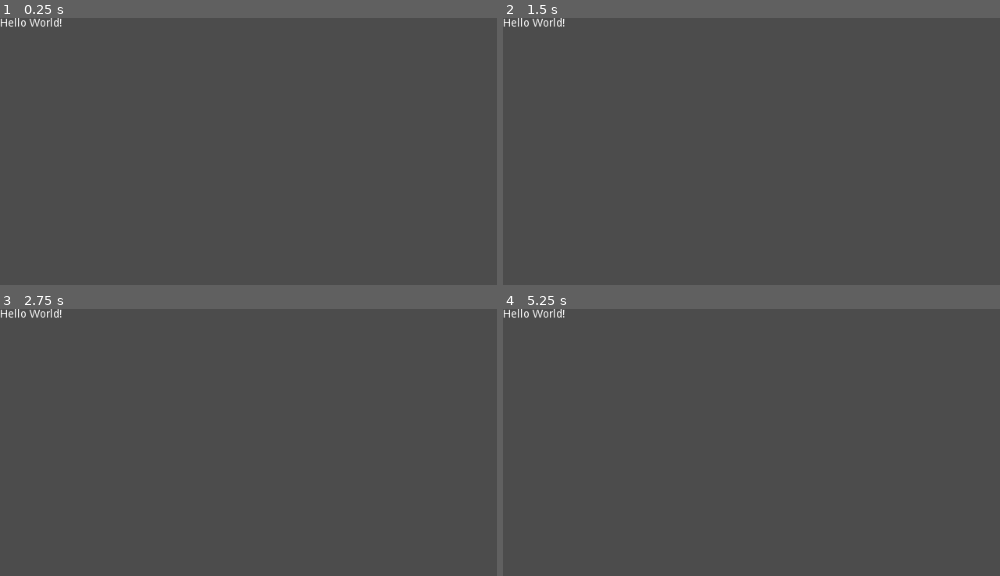
Above: before the commit, frames 1-4 (two rows, left to right).
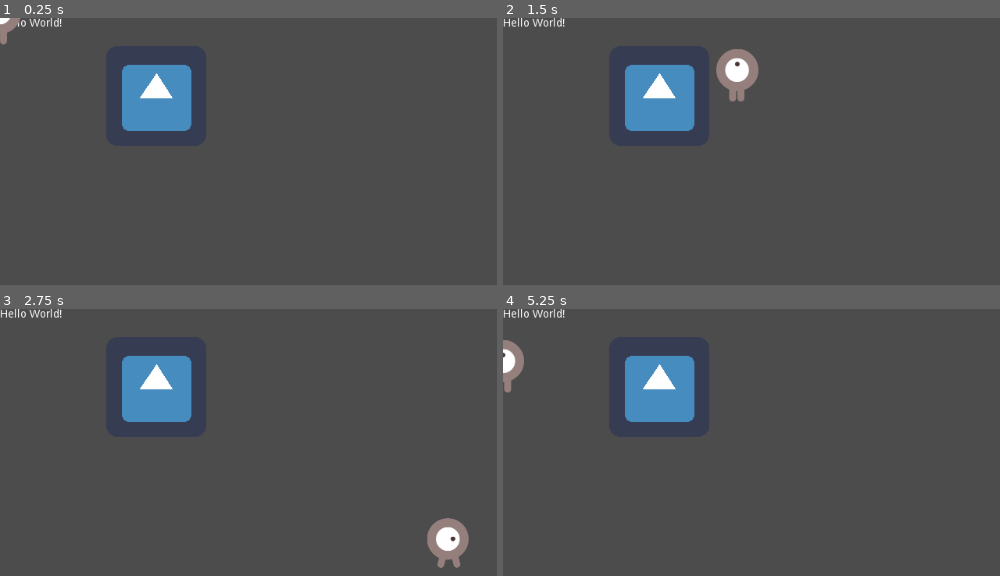
Above: after the commit, the same moments.

Repository: nontrepreneurs/Found-Sound
Game: Godot game, scene res://CharacterController/WorkspaceScene.tscn
Two runs of this game, one before a commit and one after it. Both use one fixed random seed, a clock stepped at 60 frames per second and the inputs below. The project has no main scene, so this scene is started directly. The engine's default icon, where the game draws it, is replaced by a stand-in: a white triangle on a blue panel in a dark square.
Inputs:
- Up to frame 1 (0.25 s): no input
- Up to frame 2 (1.5 s): tap Enter at 0.5 s; hold Right (ui_right) 0.53-1.28 s; hold Down (ui_down) from 1.28 s (still down)
- Up to frame 3 (2.75 s): release Down (ui_down) at 2.03 s; hold Right (ui_right) from 2.03 s (still down)
- Up to frame 4 (5.25 s): release Right (ui_right) at 2.78 s; hold Up (ui_up) 2.78-3.53 s; hold Left (ui_left) 3.53-5.03 s; hold Down (ui_down) from 5.03 s (still down)

The runs differ from the first frame. In frame 1, 3.7% of the frame differs, in the area x 0-39%, y 0-43%; in frame 2, 4.6%, in the area x 24-52%, y 11-43%; in frame 3, 4.6%; in frame 4, 4.0%.

Commit message:
added player collision
Added a KinematicBody2d to player. Also refactored the code a bit to make it more logically organized.

Diff:
--- a/CharacterController/Controller.gd
+++ b/CharacterController/Controller.gd
@@ -1,49 +1,56 @@
-extends Area2D
-signal hit
+extends KinematicBody2D
 
 const IDLE = "idle"
 const WALKING = "walking"
 const WALKING_UP = "walkingUp"
 const WALKING_DOWN = "walkingDown"
 
+const UI_RIGHT = "ui_right"
+const UI_LEFT = "ui_left"
+const UI_DOWN = "ui_down"
+const UI_UP = "ui_up"
+
 export var switch_diagonal_animation = false
 export var speed = 400
 var screen_size
 var heading = Vector2()
+var velocity = Vector2()
 
 func _ready():
 	screen_size = get_viewport_rect().size
 
 func _process(delta):
-	move(delta)
+	update_heading()
+	update_animations()
+	update_velocity()
 
-func move(delta):
-	var velocity = Vector2()
+func _physics_process(delta):
+	move_and_slide(velocity) # don't multiply by delta for move_and_slide
 
+func update_heading():
 	# calculate X heading
-	if Input.is_action_just_pressed("ui_right"):
+	if Input.is_action_just_pressed(UI_RIGHT):
 		heading.x = 1
-	elif Input.is_action_just_released("ui_right"):
-		heading.x = -1 if Input.is_action_pressed("ui_left") else 0
-	if Input.is_action_just_pressed("ui_left"):
+	elif Input.is_action_just_released(UI_RIGHT):
+		heading.x = -1 if Input.is_action_pressed(UI_LEFT) else 0
+	if Input.is_action_just_pressed(UI_LEFT):
 		heading.x = -1
-	elif Input.is_action_just_released("ui_left"):
-		heading.x = 1 if Input.is_action_pressed("ui_right") else 0
+	elif Input.is_action_just_released(UI_LEFT):
+		heading.x = 1 if Input.is_action_pressed(UI_RIGHT) else 0
 	# calculate Y heading
-	if Input.is_action_just_pressed("ui_down"):
+	if Input.is_action_just_pressed(UI_DOWN):
 		heading.y = 1
-	elif Input.is_action_just_released("ui_down"):
-		heading.y = -1 if Input.is_action_pressed("ui_up") else 0
-	if Input.is_action_just_pressed("ui_up"):
+	elif Input.is_action_just_released(UI_DOWN):
+		heading.y = -1 if Input.is_action_pressed(UI_UP) else 0
+	if Input.is_action_just_pressed(UI_UP):
 		heading.y = -1
-	elif Input.is_action_just_released("ui_up"):
-		heading.y = 1 if Input.is_action_pressed("ui_down") else 0
+	elif Input.is_action_just_released(UI_UP):
+		heading.y = 1 if Input.is_action_pressed(UI_DOWN) else 0
 
-	# calculate animations and velocity
+func update_animations():
 	if heading != Vector2.ZERO:
 		if heading.x != 0:
 			$AnimatedSprite.flip_h = heading.x < 0
-
 		if switch_diagonal_animation:
 			if heading.y != 0:
 				$AnimatedSprite.animation = WALKING_UP if heading.y < 0 else WALKING_DOWN
@@ -54,18 +61,11 @@
 				$AnimatedSprite.animation = WALKING
 			else:
 				$AnimatedSprite.animation = WALKING_UP if heading.y < 0 else WALKING_DOWN
+	else:
+		$AnimatedSprite.animation = IDLE
 
+func update_velocity():
+	if heading != Vector2.ZERO:
 		velocity = heading.normalized() * speed
 	else:
-		$AnimatedSprite.animation = IDLE
-		# velocity is already Vector2.ZERO
-
-	# apply velocity
-	position += velocity * delta
-	position.x = clamp(position.x, 0, screen_size.x)
-	position.y = clamp(position.y, 0, screen_size.y)
-
-func start(pos):
-	position = pos
-	show()
-	$CollisionShape2D.disabled = false
+		velocity = Vector2.ZERO
--- a/CharacterController/Player.tscn
+++ b/CharacterController/Player.tscn
@@ -33,7 +33,7 @@
 radius = 25.4825
 height = 18.4669
 
-[node name="Player" type="Area2D"]
+[node name="Player" type="KinematicBody2D"]
 script = ExtResource( 1 )
 __meta__ = {
 "_edit_group_": true
--- a/CharacterController/WorkspaceScene.tscn
+++ b/CharacterController/WorkspaceScene.tscn
@@ -1,6 +1,15 @@
-[gd_scene format=2]
+[gd_scene load_steps=4 format=2]
+
+[ext_resource path="res://CharacterController/Player.tscn" type="PackedScene" id=1]
+[ext_resource path="res://icon.png" type="Texture" id=2]
+
+[sub_resource type="RectangleShape2D" id=1]
+extents = Vector2( 62.6899, 60.5489 )
 
 [node name="Node2D" type="Node2D"]
+__meta__ = {
+"_edit_group_": true
+}
 
 [node name="Label" type="Label" parent="."]
 margin_right = 40.0
@@ -9,3 +18,14 @@
 __meta__ = {
 "_edit_use_anchors_": false
 }
+
+[node name="Player" parent="." instance=ExtResource( 1 )]
+
+[node name="StaticBody2D" type="StaticBody2D" parent="."]
+position = Vector2( 200, 100 )
+
+[node name="CollisionShape2D" type="CollisionShape2D" parent="StaticBody2D"]
+shape = SubResource( 1 )
+
+[node name="Sprite" type="Sprite" parent="StaticBody2D"]
+texture = ExtResource( 2 )
